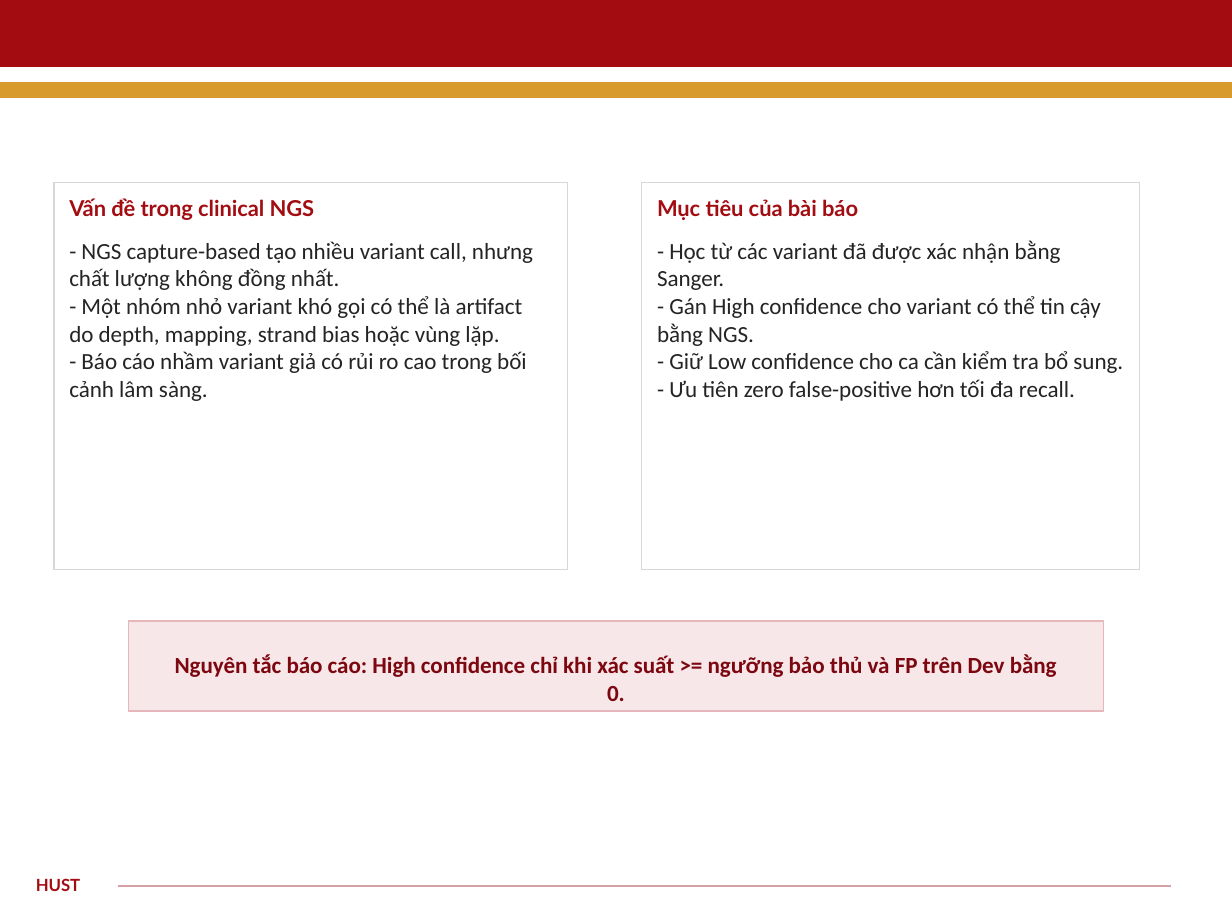
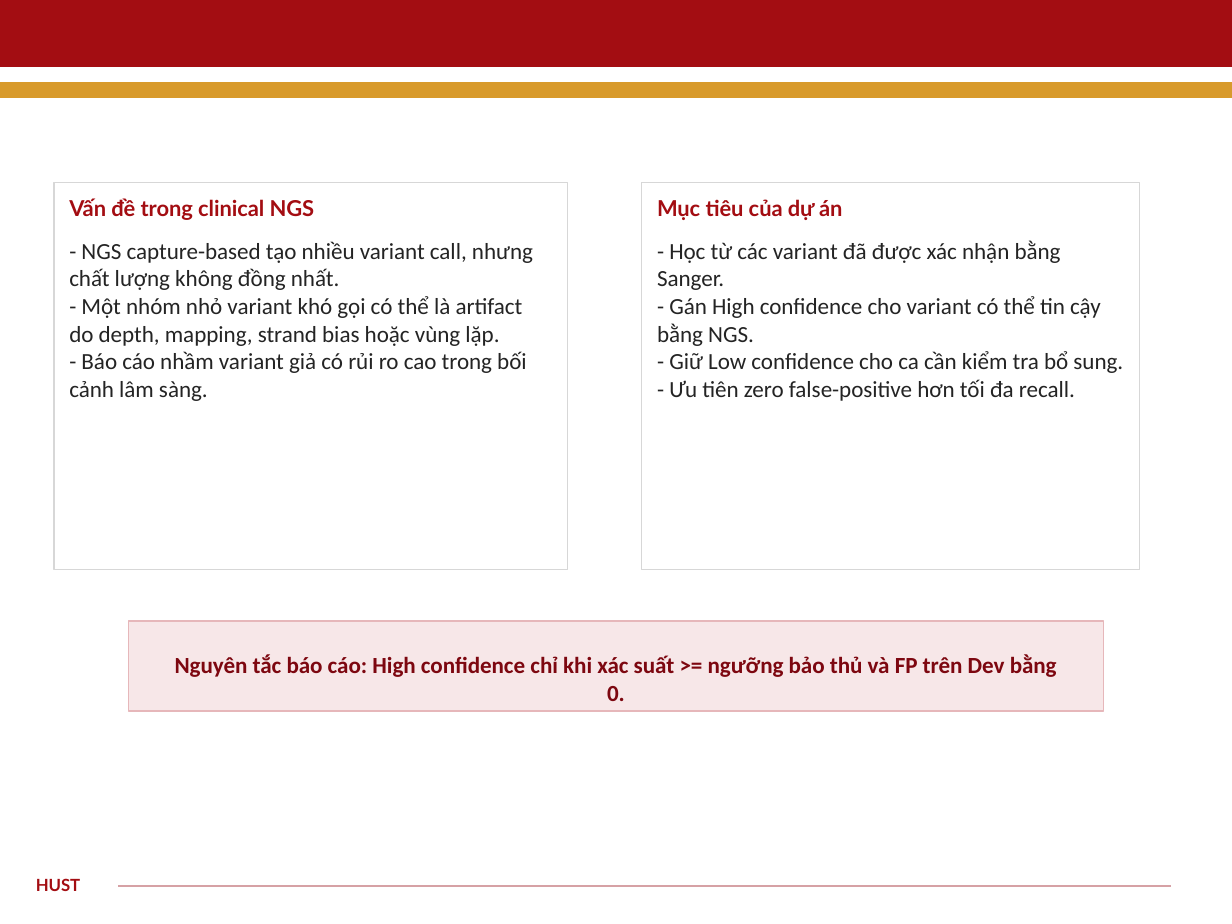
Before and after one commit to BlackHoleHiHi/capture-ngs-variant-confidence-logreg, a slide deck: slide 2 of reports/variant-confidence-hust-report.pptx. Drawn at 1232x924 pixels with LibreOffice and Linux fonts; fonts in the diff are those of the drawing. Boxes give left, top, right and bottom in pixels: in the first picture for what was removed or moved away, otherwise in the second. Text is boxed around its words. In the diff, an @@ line names an element or a change of style, - is before the commit and + after.

```diff
--- a/reports/variant-confidence-hust-report.pptx
+++ b/reports/variant-confidence-hust-report.pptx
@@ text at <box>657,199,842,220</box>: text changed @@
-Mục tiêu của bài báo
+Mục tiêu của dự án
```
Also in this commit, not shown: 5 other slides changed, 5 other files.
